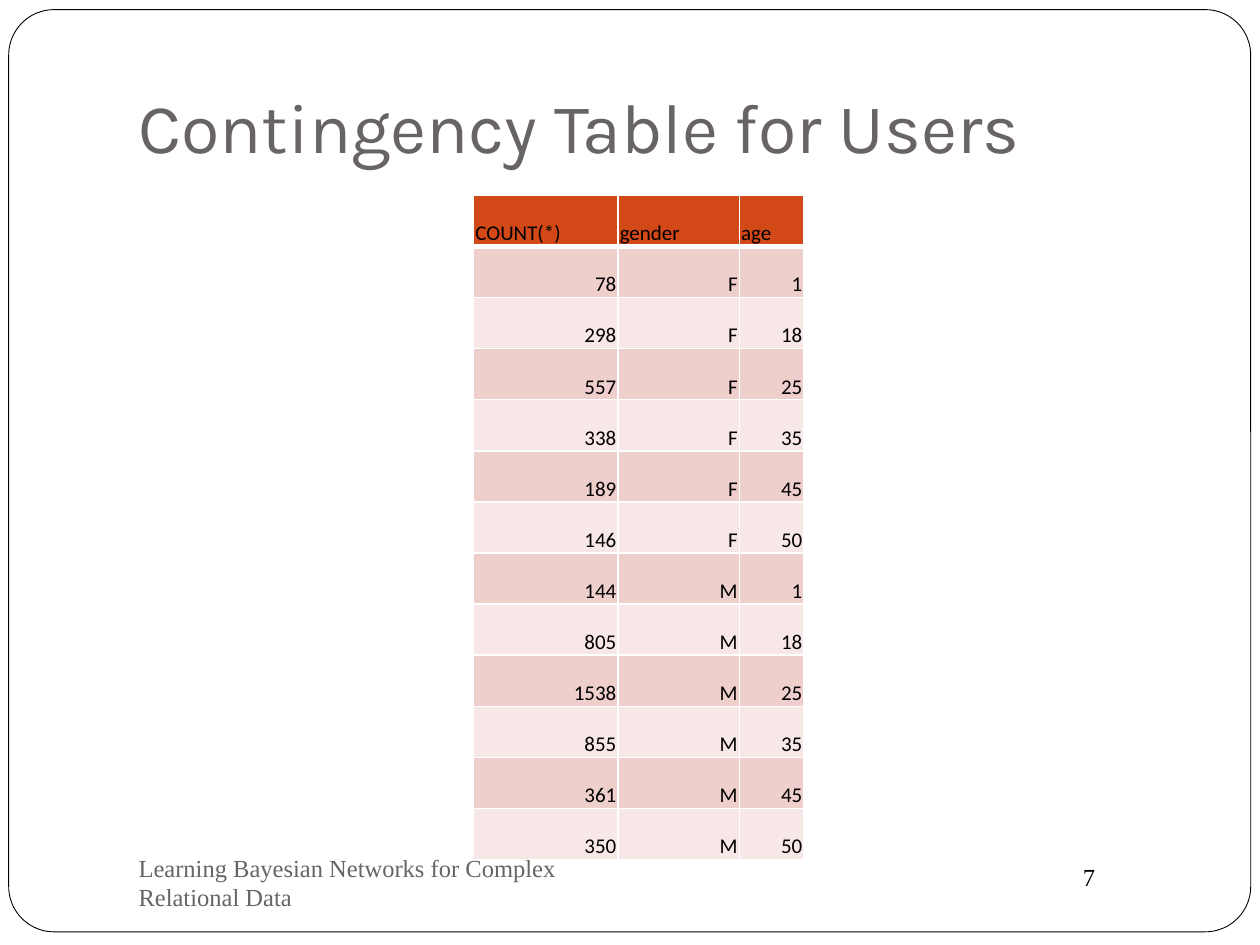
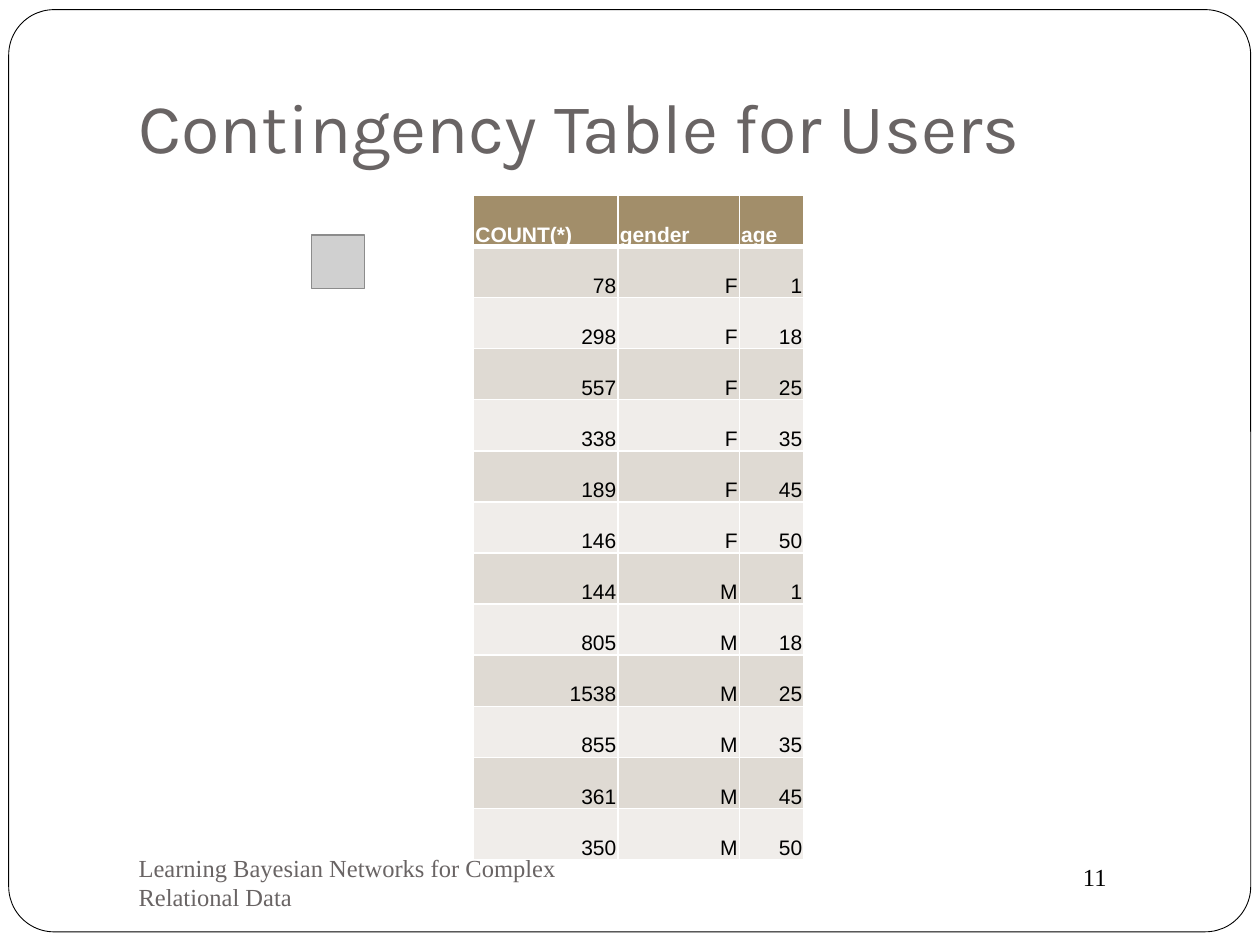
Before and after one commit to oschulte/srl-tutorial-slides, a slide deck: slide 11 of ch4-struc-learning.pptx (slide 7 before the commit). Drawn at 1260x945 pixels with LibreOffice and Linux fonts; fonts in the diff are those of the drawing; grey boxes stand for pictures. Boxes give left, top, right and bottom in pixels: in the first picture for what was removed or moved away, otherwise in the second. Text is boxed around its words. In the diff, an @@ line names an element or a change of style, - is before the commit and + after.

```diff
--- a/ch4-struc-learning.pptx
+++ b/ch4-struc-learning.pptx
@@ table at box(474, 195, 804, 860) @@
@@ fill #D34817 to #A28E6A in row 1 @@
@@ fill #EFCFCC to #E0DBD4 in 18 cells @@
@@ fill #F7E9E8 to #F0EEEB in 18 cells @@
@@ font Calibri to Arial @@
@@ text colour #000000 to #FFFFFF, bold on in "COUNT(*)", "gender", "age" @@
@@ picture added at box(311, 234, 364, 287) @@
@@ page number at box(1083, 870, 1107, 886): text changed @@
-7
+11
```
Also in this commit, not shown: 8 other slides changed, 4 slides added, 5 other files.
